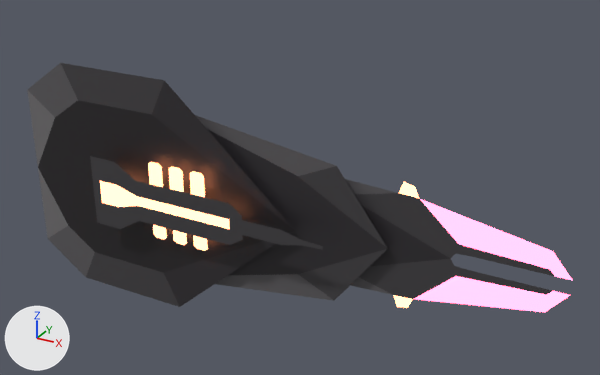
Renders of the glTF model assets/levels/weapons/CannonVisual.glb from each side of a commit.
Both versions are drawn from a 50 mm lens placed at (60.1, -70.8, 38.4), pointed at (21.5, -0.7, 3.3). Arrows for +X, +Y and +Z are at lower left; the lights stay in place. Where no turn or scale is listed for an object, it has been applied to the vertices.

In view in the first picture: 'CannonVisual', 'CannonVisual.001', 'CannonVisual.002', 'CannonVisual.003', 'CannonVisual.004'.
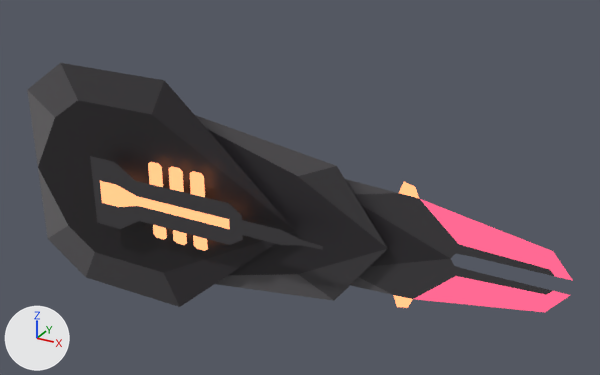
Location of each change, (x1, y1, x2, y2) in pixels of the pictures (600 x 375 px):
'CannonVisual.002', surface changed
    both: (390, 182, 573, 312)
'CannonVisual.003', surface changed
    both: (96, 164, 248, 243)
'CannonVisual.004', surface changed
    both: (148, 162, 208, 251)

Patch to the scene script:
```diff
--- a/assets/levels/weapons/CannonVisual.glb.py
+++ b/assets/levels/weapons/CannonVisual.glb.py
@@ mat_redglow @@
 mat_redglow.emission_color = (1.0, 0.12, 0.246)  # red #ff6188
-mat_redglow.emission_strength = 5.0
+mat_redglow.emission_strength = 1.2
+mat_redglow.metallic = 1.0
@@ mat_gloworange @@
 mat_gloworange.emission_color = (1.0, 0.323, 0.139)  # orange #ff9a68
-mat_gloworange.emission_strength = 4.867
+mat_gloworange.emission_strength = 1.947
+mat_gloworange.metallic = 1.0
```
